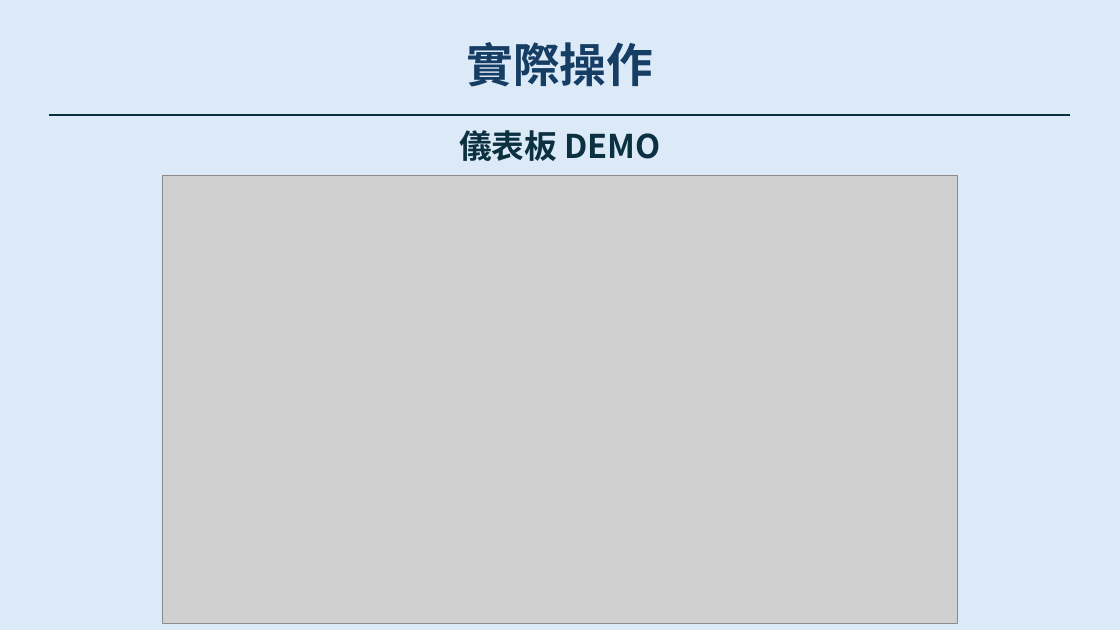
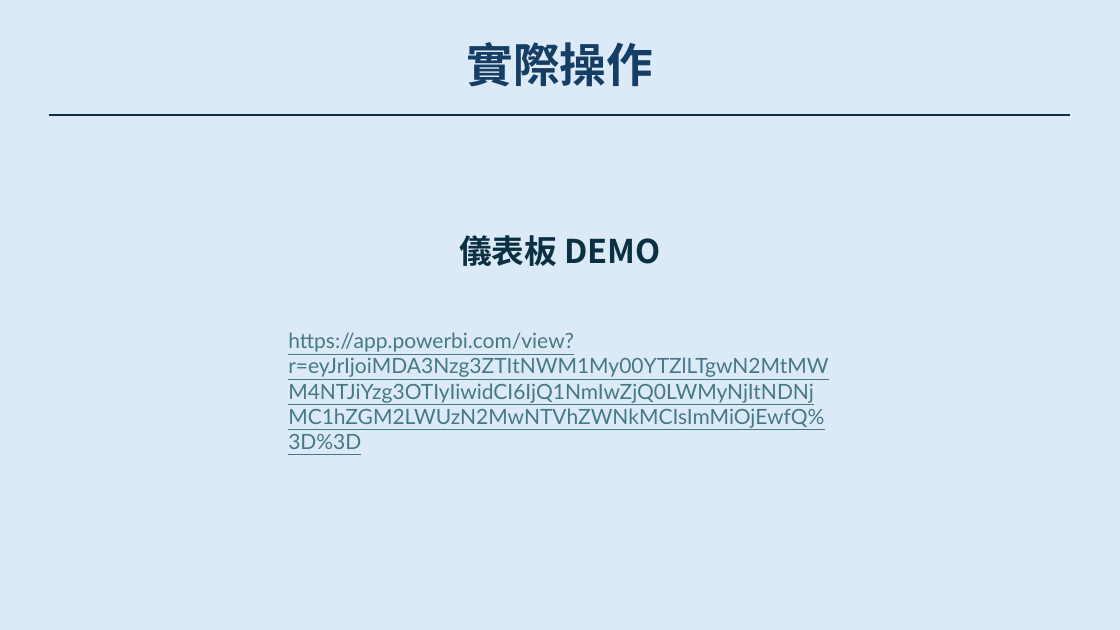
Before and after one commit to WYJ-5/114-2Fin, a slide deck: slide 4 of 112111102_吳映潔.pptx. Drawn at 1120x630 pixels with LibreOffice and Linux fonts; fonts in the diff are those of the drawing; grey boxes stand for pictures. Boxes give left, top, right and bottom in pixels: in the first picture for what was removed or moved away, otherwise in the second. Text is boxed around its words. In the diff, an @@ line names an element or a change of style, - is before the commit and + after.

Commit message:
新增ppt實際操作開啟連結

```diff
--- a/112111102_吳映潔.pptx
+++ b/112111102_吳映潔.pptx
@@ picture removed at <box>162,176,958,623</box> @@
@@ text "儀表板 DEMO": place and size @@
-text "儀表板 DEMO" at <box>459,130,660,161</box>
+text "儀表板 DEMO" at <box>459,235,660,266</box>
@@ text added at <box>288,332,828,449</box>, 18 pt, text #467886, underline @@
+https://app.powerbi.com/view?r=eyJrIjoiMDA3Nzg3ZTItNWM1My00YTZlLTgwN2MtMWM4NTJiYzg3OTIyIiwidCI6IjQ1NmIwZjQ0LWMyNjItNDNjMC1hZGM2LWUzN2MwNTVhZWNkMCIsImMiOjEwfQ%3D%3D
```
Also in this commit, not shown: 1 other file.
